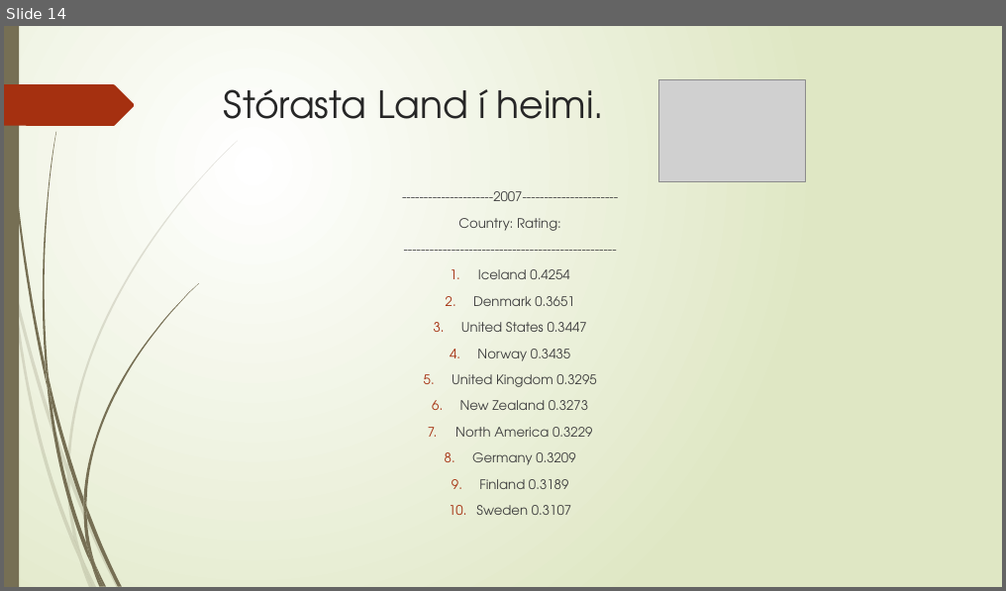
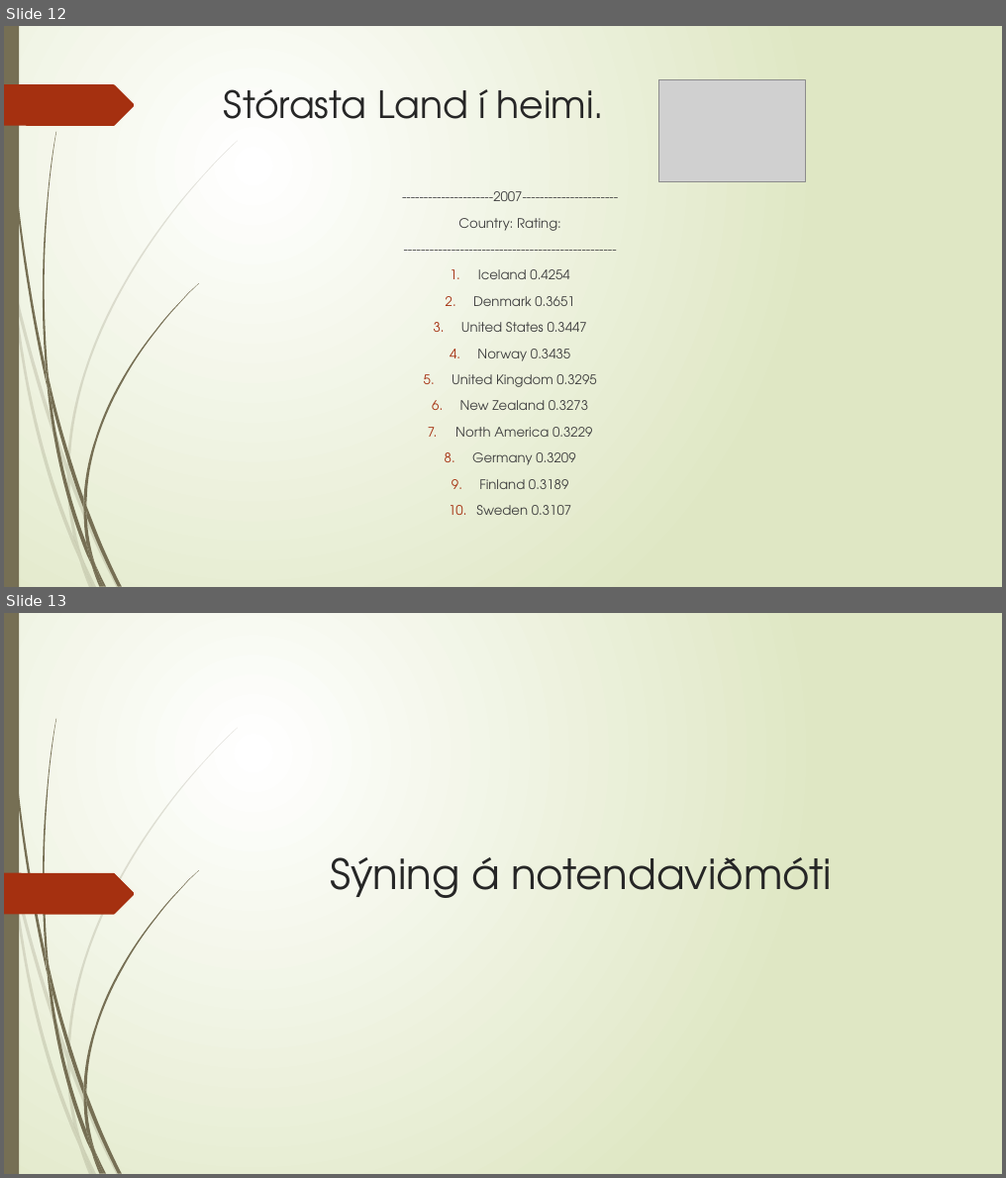
Before and after one commit to thortom/T-316-GAVI, a slide deck: Verkefni3/kynning/Kynning.pptx. Shown one above the other, each under a label of ours: slide 14 before the commit, slides 12 and 13 after it. The pictures are 1006x591 and 1006x1178 pixels, drawn with LibreOffice and Linux fonts; fonts in the diff are those of the drawing; grey boxes stand for pictures. Boxes give left, top, right and bottom in pixels: in the first picture for what was removed or moved away, otherwise in the second. Text is boxed around its words. In the diff, an @@ line names an element or a change of style, - is before the commit and + after.

```diff
--- a/Verkefni3/kynning/Kynning.pptx
+++ b/Verkefni3/kynning/Kynning.pptx
@@ slide 13 added at box(4, 613, 1002, 1174), background gradient #FFFFFF to #DFE8C4; not listed: 23 template elements that a slide beside it also shows @@
@@ freeform shape added at box(4, 873, 135, 915), fill #A53010 @@
@@ title added at box(330, 858, 831, 898), 40 pt, text #262626 @@
+Sýning á notendaviðmóti
@@ what was slide 14 is now slide 12 @@
```
Also in this commit, not shown: 3 slides changed, 1 other slide added, 4 slides removed.
